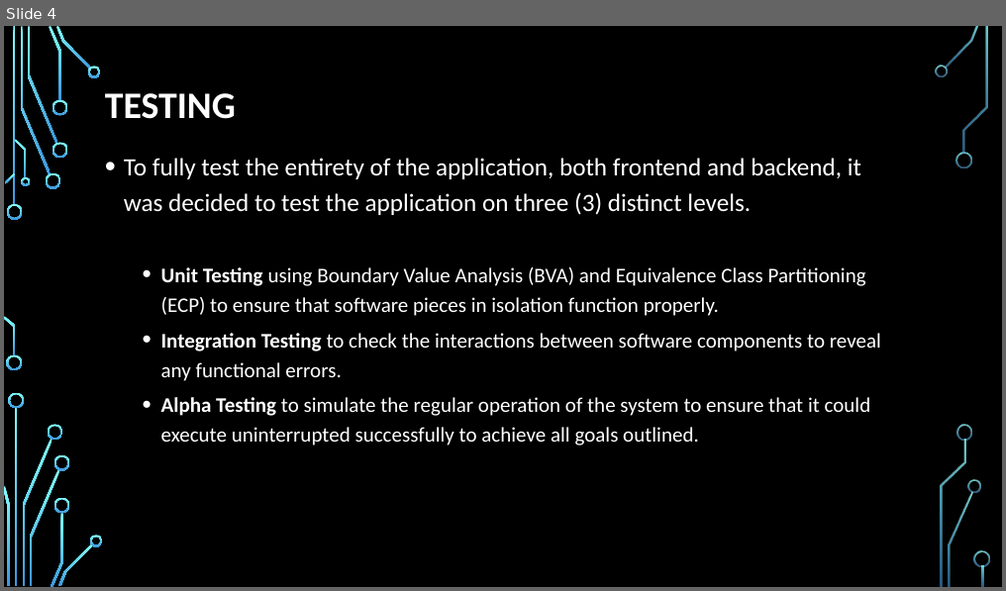
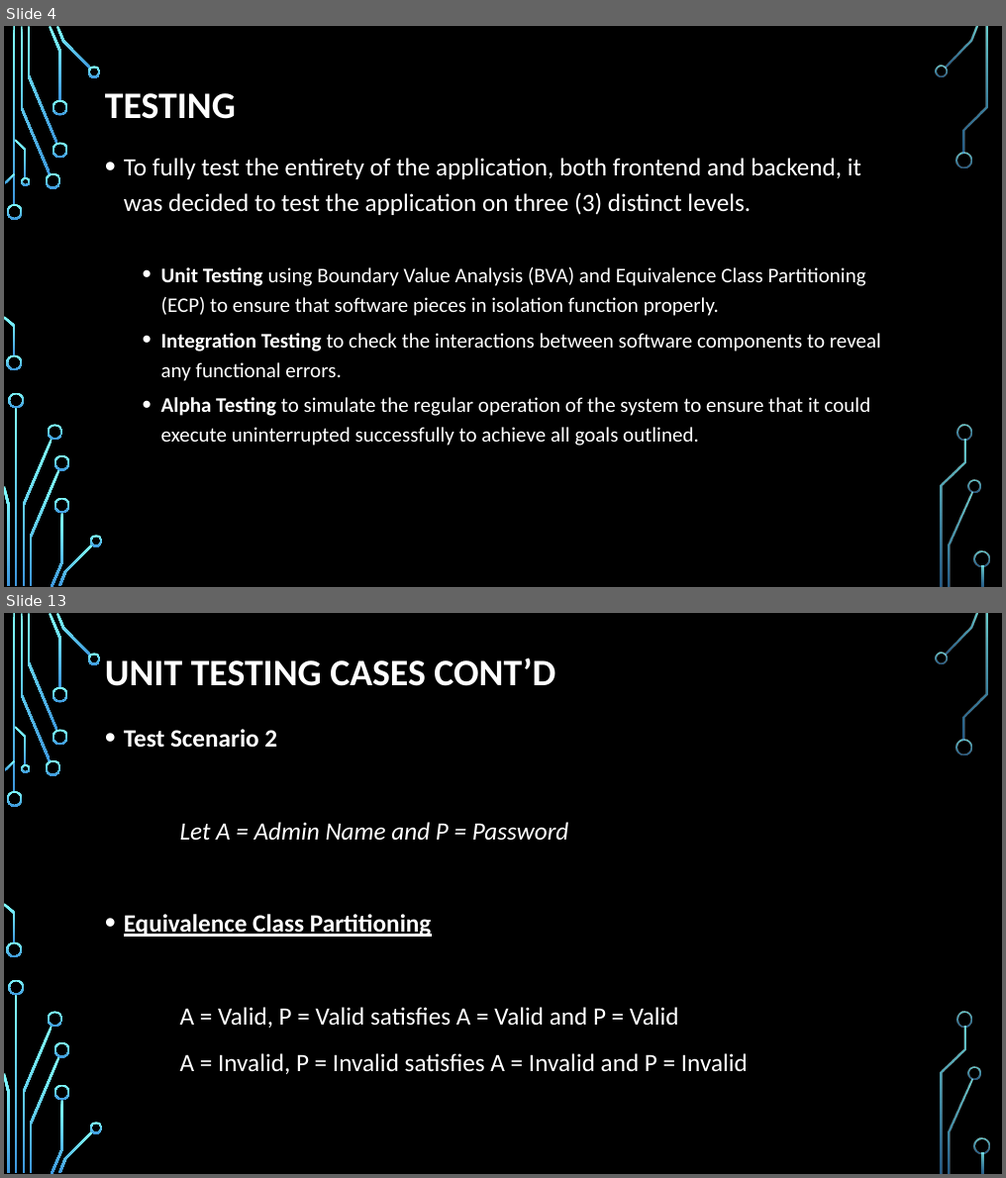
Before and after one commit to trf213/SQA, a slide deck: Documentation/Group Presentation.pptx. Shown one above the other, each under a label of ours: slide 4 before the commit, slides 4 and 13 after it; the slides between them are not shown. The pictures are 1006x591 and 1006x1178 pixels, drawn with LibreOffice and Linux fonts; fonts in the diff are those of the drawing; background and template pictures are left out. Boxes give left, top, right and bottom in pixels: in the first picture for what was removed or moved away, otherwise in the second. Text is boxed around its words. In the diff, an @@ line names an element or a change of style, - is before the commit and + after.

```diff
--- a/Documentation/Group Presentation.pptx
+++ b/Documentation/Group Presentation.pptx
@@ slide 13 added at <box>4,613,1002,1174</box>, background picture (left out); not listed: 36 template elements that a slide beside it also shows @@
@@ title added at <box>105,658,555,686</box>, 36 pt, text #FFFFFF, bold @@
+UNIT TESTING CASES CONT’D
@@ text added at <box>124,729,747,1074</box>, 24 pt, text #FFFFFF @@
+• Test Scenario 2
+Let A = Admin Name and P = Password
+• Equivalence Class Partitioning
+A = Valid, P = Valid satisfies A = Valid and P = Valid
+A = Invalid, P = Invalid satisfies A = Invalid and P = Invalid
```
Also in this commit, not shown: 8 slides changed, 21 other slides added, 1 other file.
